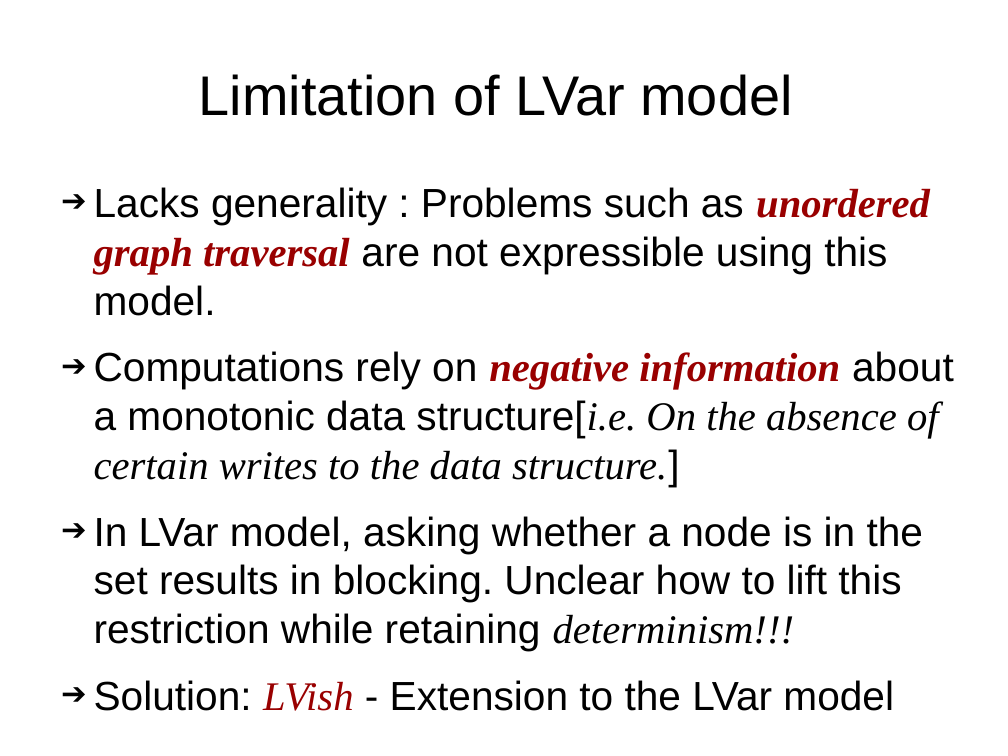
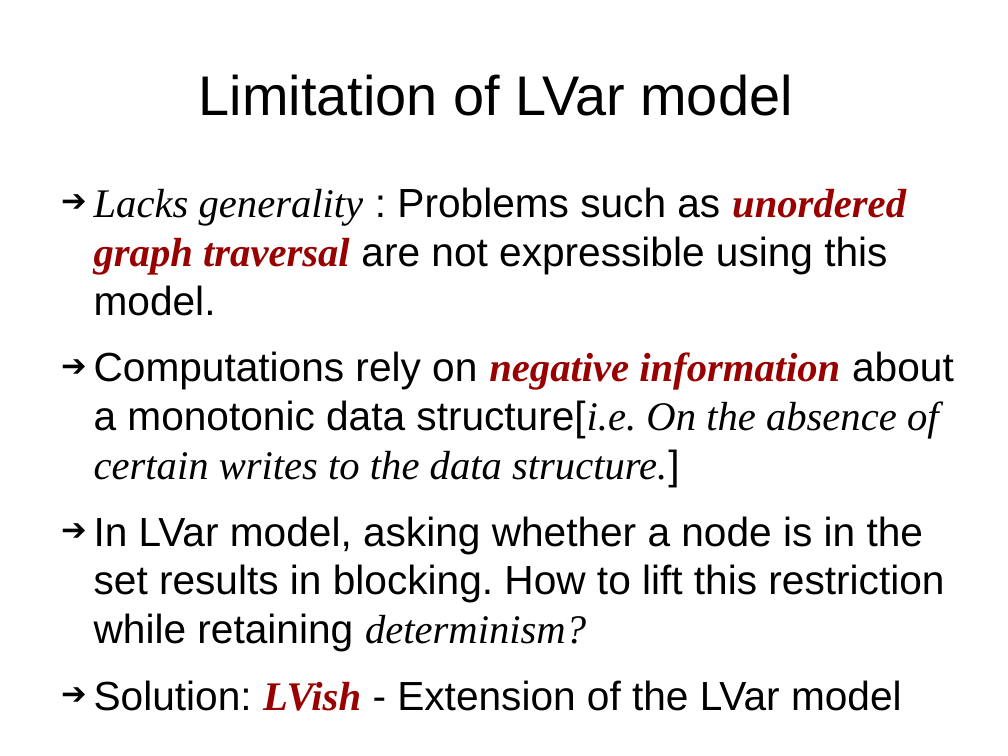
Before and after one commit to sentinel88/Personal, a slide deck: slide 11 of Talk.odp (slide 16 before the commit). Drawn at 1008x756 pixels with LibreOffice and Linux fonts; fonts in the diff are those of the drawing. Boxes give left, top, right and bottom in pixels: in the first picture for what was removed or moved away, otherwise in the second. Text is boxed around its words. In the diff, an @@ line names an element or a change of style, - is before the commit and + after.

```diff
--- a/Talk.odp
+++ b/Talk.odp
@@ text at (x1=94, y1=187, x2=906, y2=316): font Arial to Times New Roman, italic on in "Lacks generality" @@
@@ text at (x1=94, y1=516, x2=944, y2=711): text changed @@
-➔ In LVar model, asking whether a node is in the set results in blocking. Unclear how to lift this restriction while retaining determinism!!!
-➔ Solution: LVish - Extension to the LVar model
+➔ In LVar model, asking whether a node is in the set results in blocking. How to lift this restriction while retaining determinism?
+➔ Solution: LVish - Extension of the LVar model
```
Also in this commit, not shown: 12 other slides changed, 2 slides added, 8 slides removed, 7 other files.
